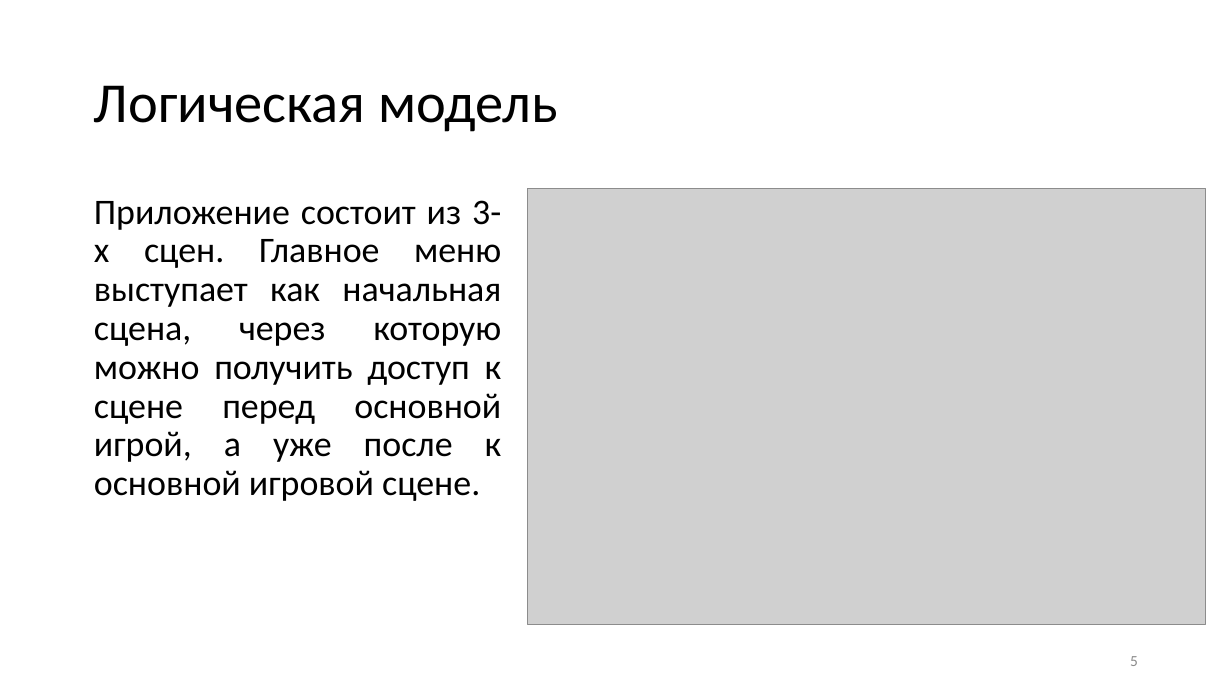
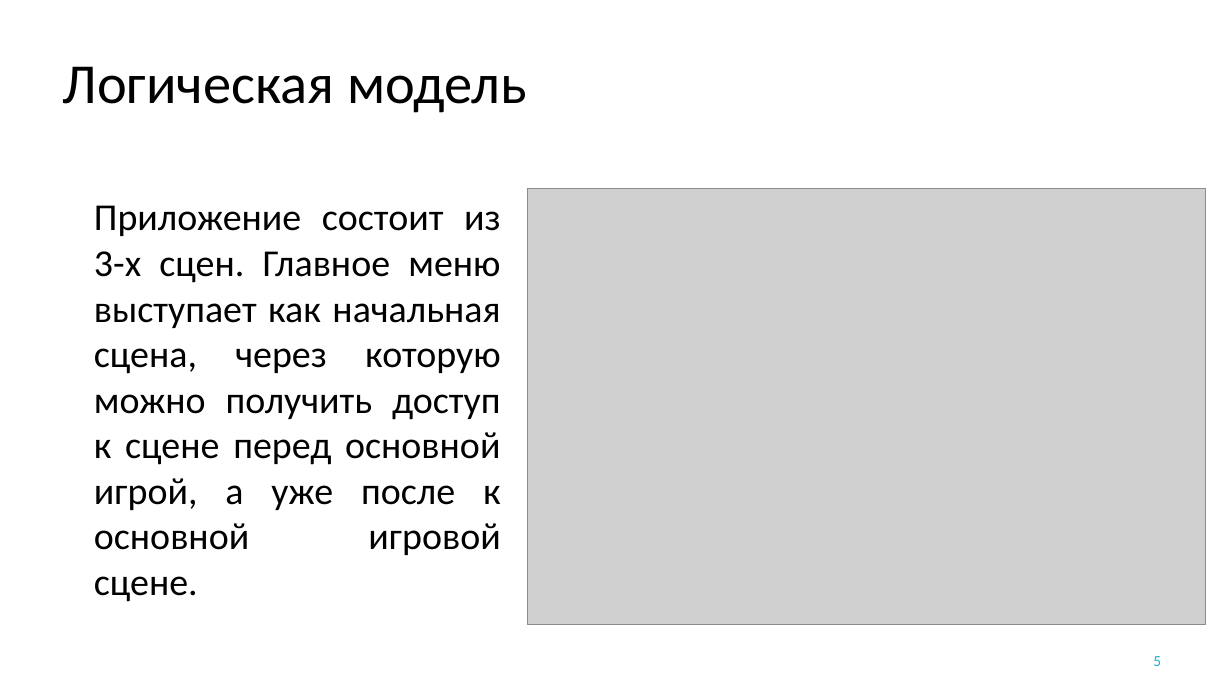
Before and after one commit to YakimenkoIlya/PhantasmagoriaProjectFiles, a slide deck: slide 5 of Якименко Курсовая.pptx. Drawn at 1232x693 pixels with LibreOffice and Linux fonts; fonts in the diff are those of the drawing; grey boxes stand for pictures; background and template pictures are left out. Boxes give left, top, right and bottom in pixels: in the first picture for what was removed or moved away, otherwise in the second. Text is boxed around its words. In the diff, an @@ line names an element or a change of style, - is before the commit and + after.

```diff
--- a/Якименко Курсовая.pptx
+++ b/Якименко Курсовая.pptx
@@ title "Логическая модель": place and size @@
-title "Логическая модель" at box(94, 85, 558, 132)
+title "Логическая модель" at box(63, 66, 527, 113)
@@ title "Логическая модель" at box(63, 66, 527, 113): alignment left to centre; line spacing 0.9 to 1 @@
@@ text "Приложение состоит из 3-х сцен. ..." at box(94, 205, 501, 602): size 28 to 29.6 pt; line spacing 0.9 to 1; less space between paragraphs @@
@@ page number: place and size @@
-page number at box(1130, 656, 1138, 666)
+page number at box(1153, 656, 1161, 666)
@@ page number at box(1153, 656, 1161, 666): text colour #8C8C8C to #1FAECD @@
```
Also in this commit, not shown: 14 other slides changed, 1 other file.
